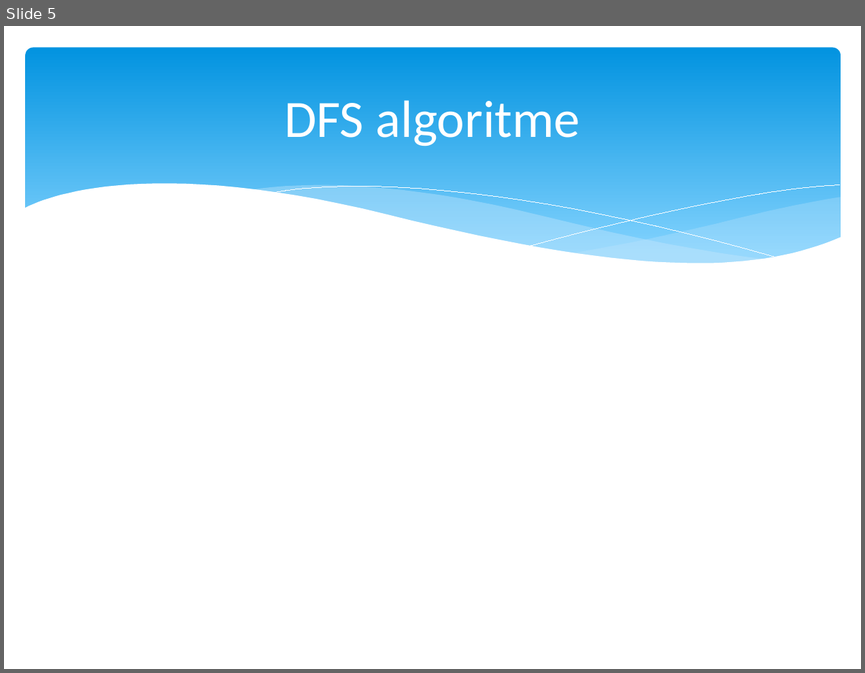
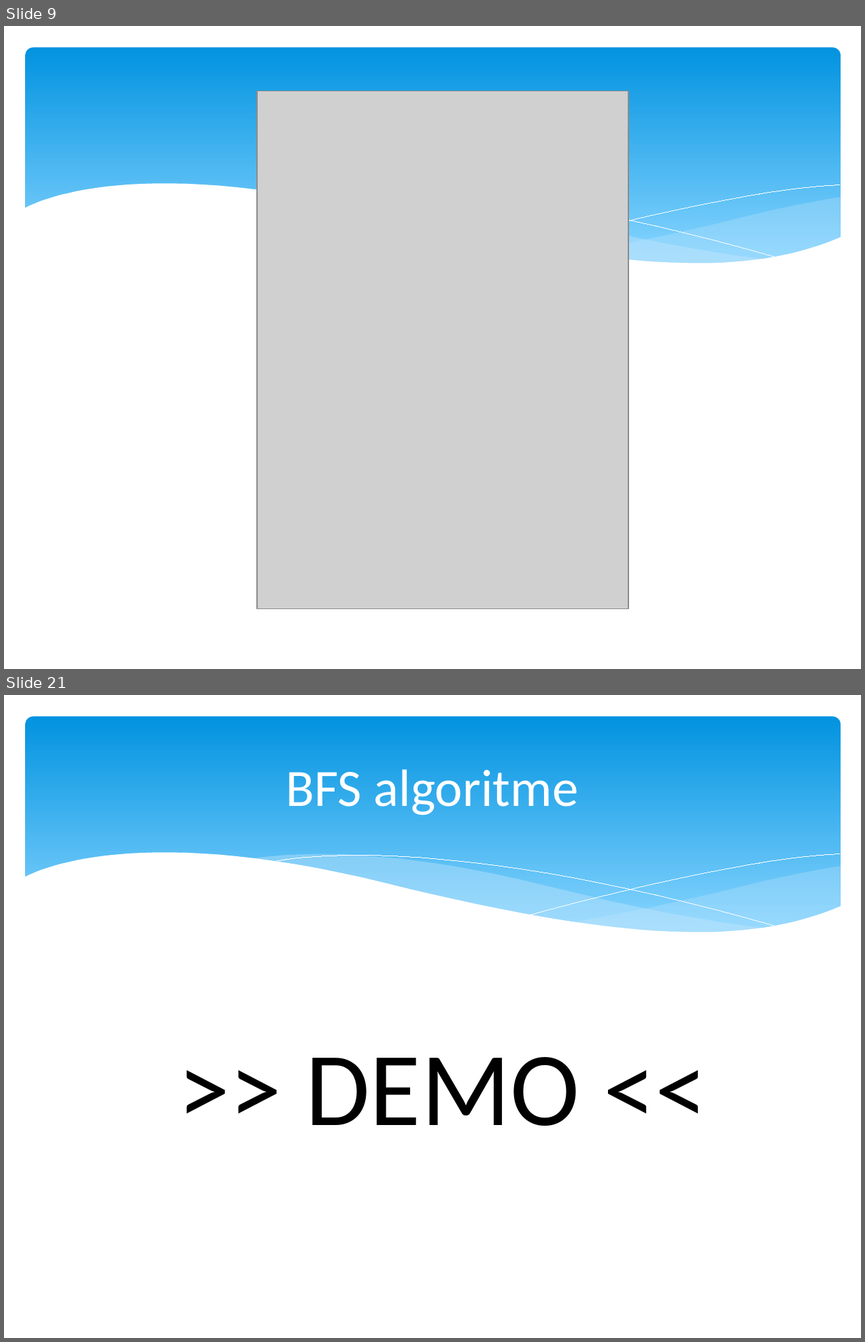
Before and after one commit to Natasjaminor/Spitsuur, a slide deck: presentatie 25-11.pptx. Shown one above the other, each under a label of ours: slide 5 before the commit, slides 9 and 21 after it; the slides between them are not shown. The pictures are 865x673 and 865x1342 pixels, drawn with LibreOffice and Linux fonts; fonts in the diff are those of the drawing; grey boxes stand for pictures. Boxes give left, top, right and bottom in pixels: in the first picture for what was removed or moved away, otherwise in the second. Text is boxed around its words. In the diff, an @@ line names an element or a change of style, - is before the commit and + after.

```diff
--- a/presentatie 25-11.pptx
+++ b/presentatie 25-11.pptx
@@ slide 21 added at [4, 695, 861, 1338], background #FFFFFF; not listed: 6 template elements that a slide beside it also shows @@
@@ title added at [286, 769, 579, 815], 44 pt, text #FFFFFF @@
+BFS algoritme
@@ text added at [305, 1057, 579, 1125], 88 pt, text #000000 @@
+>> DEMO <<
@@ what was slide 5 is now slide 9 @@
@@ slide 9 changed as well @@
@@ picture added at [257, 91, 628, 609] @@
```
Also in this commit, not shown: 18 other slides added.
